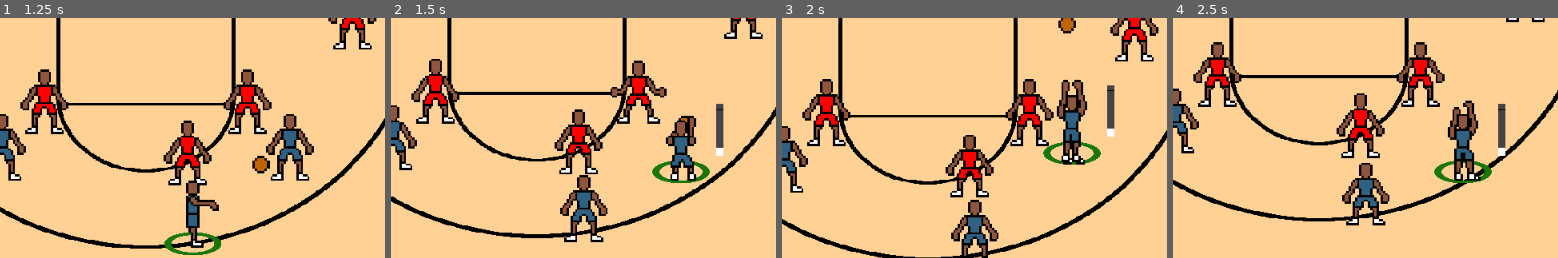
Above: before the commit, frames 1-4 (left to right).
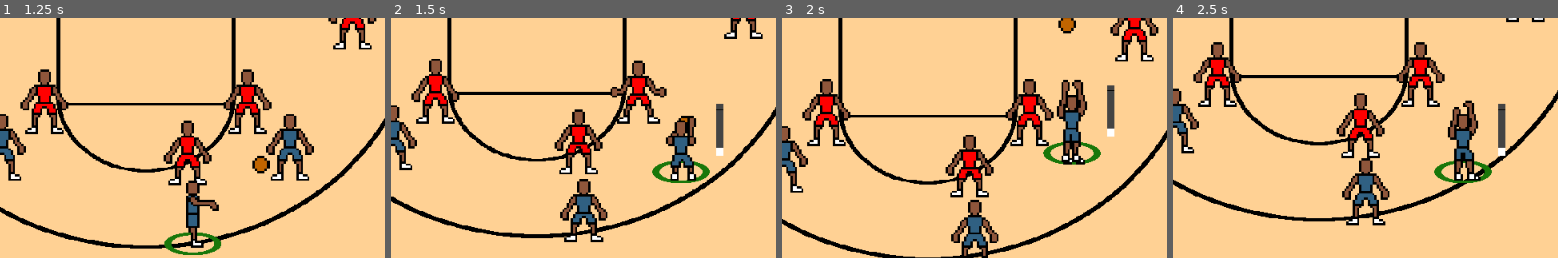
Above: after the commit, the same moments.

Repository: david8zhang/baller-quest-godot
Game: Godot game, scene res://scenes/Main.tscn
Same seed, same stepped clock (60 frames per second), same inputs: the game is played once before the commit and once after it.
Inputs:
- Up to frame 1 (1.25 s): hold Right (move_right) from 0.53 s (still down); tap Space (pass) at 0.6 s
- Up to frame 2 (1.5 s): release Right (move_right) at 1.28 s; hold Down (move_down) from 1.28 s (still down); tap F (shoot_ball) at 1.35 s
- Up to frame 3 (2 s): keep holding Down (move_down)
- Up to frame 4 (2.5 s): release Down (move_down) at 2.03 s; hold Right (move_right) from 2.03 s (still down); tap Space (pass) at 2.1 s
The pictures show only the part of the screen within x 34-84%, y 46-96%; the shares and areas given below are measured in that part.

Frame 1 is identical in both runs. In frame 2, 1.1% of the frame differs, in the area x 43-57%, y 65-88%; in frame 3, 0.6%; in frame 4, 1.1%.

Commit message:
fix rebound behavior for player

Diff:
--- a/prefab/CPUPlayerAI.tscn
+++ b/prefab/CPUPlayerAI.tscn
@@ -31,8 +31,8 @@
 
 [node name="CPUPlayerAI" type="Node" node_paths=PackedStringArray("blackboard", "actor")]
 script = ExtResource("1_tnh4m")
-blackboard = NodePath("@Node@20358")
-actor = NodePath("..")
+blackboard = NodePath("@Node@24562")
+actor = NodePath("")
 
 [node name="InitSequence" type="Node" parent="."]
 script = ExtResource("2_1tbjo")
--- a/prefab/Player.tscn
+++ b/prefab/Player.tscn
@@ -80,6 +80,5 @@
 shape = SubResource("RectangleShape2D_3x2pa")
 debug_color = Color(0.980392, 0, 0.384314, 0.419608)
 
-[node name="PlayerAI" parent="." node_paths=PackedStringArray("blackboard", "actor") instance=ExtResource("15_cfbit")]
-blackboard = NodePath("@Node@19767")
-actor = NodePath("..")
+[node name="PlayerAI" parent="." node_paths=PackedStringArray("blackboard") instance=ExtResource("15_cfbit")]
+blackboard = NodePath("@Node@43047")
--- a/prefab/PlayerAI.tscn
+++ b/prefab/PlayerAI.tscn
@@ -13,12 +13,13 @@
 [ext_resource type="Script" path="res://scripts/behavior-tree/TeamHasPossession.gd" id="12_fk8yq"]
 [ext_resource type="Script" path="res://scripts/behavior-tree/OffensiveStateMachine.gd" id="13_jw1i3"]
 [ext_resource type="Script" path="res://scripts/behavior-tree/IsDefendingBallHandler.gd" id="15_a8bva"]
+[ext_resource type="Script" path="res://scripts/behavior-tree/Idle.gd" id="16_w47m1"]
 [ext_resource type="Script" path="res://scripts/behavior-tree/DefendOffball.gd" id="16_wwxi4"]
 [ext_resource type="Script" path="res://scripts/behavior-tree/DefendBallHandler.gd" id="25_2u6j4"]
 
 [node name="PlayerAI" type="Node" node_paths=PackedStringArray("blackboard", "actor")]
 script = ExtResource("1_dm2qq")
-blackboard = NodePath("@Node@20277")
+blackboard = NodePath("@Node@23134")
 actor = NodePath("")
 
 [node name="SequenceComposite" type="Node" parent="."]
@@ -27,62 +28,68 @@
 [node name="PopulateBlackboard" type="Node" parent="SequenceComposite"]
 script = ExtResource("3_m6axc")
 
-[node name="BallLooseOrNotSelector" type="Node" parent="SequenceComposite"]
+[node name="RootSelector" type="Node" parent="SequenceComposite"]
 script = ExtResource("2_826j1")
 
-[node name="ReboundSequence" type="Node" parent="SequenceComposite/BallLooseOrNotSelector"]
+[node name="ReboundSequence" type="Node" parent="SequenceComposite/RootSelector"]
 script = ExtResource("3_202us")
 
-[node name="IsBallLoose" type="Node" parent="SequenceComposite/BallLooseOrNotSelector/ReboundSequence"]
+[node name="IsBallLoose" type="Node" parent="SequenceComposite/RootSelector/ReboundSequence"]
 script = ExtResource("4_ohcov")
 
-[node name="IsWithinReboundRange" type="Node" parent="SequenceComposite/BallLooseOrNotSelector/ReboundSequence"]
+[node name="IsWithinReboundRange" type="Node" parent="SequenceComposite/RootSelector/ReboundSequence"]
 script = ExtResource("5_wc6a0")
 
-[node name="InverterDecorator" type="Node" parent="SequenceComposite/BallLooseOrNotSelector/ReboundSequence"]
+[node name="InverterDecorator" type="Node" parent="SequenceComposite/RootSelector/ReboundSequence"]
 script = ExtResource("7_jnoec")
 
-[node name="IsPlayerControlled" type="Node" parent="SequenceComposite/BallLooseOrNotSelector/ReboundSequence/InverterDecorator"]
+[node name="IsPlayerControlled" type="Node" parent="SequenceComposite/RootSelector/ReboundSequence/InverterDecorator"]
 script = ExtResource("5_cpb62")
 
-[node name="ChaseRebound" type="Node" parent="SequenceComposite/BallLooseOrNotSelector/ReboundSequence"]
+[node name="ChaseRebound" type="Node" parent="SequenceComposite/RootSelector/ReboundSequence"]
 script = ExtResource("6_k8uj5")
 
-[node name="PlayerControlledOrNotSelector" type="Node" parent="SequenceComposite/BallLooseOrNotSelector"]
+[node name="PlayerControlledOrNotSelector" type="Node" parent="SequenceComposite/RootSelector"]
 script = ExtResource("2_826j1")
 
-[node name="PlayerControlledBehaviorSequence" type="Node" parent="SequenceComposite/BallLooseOrNotSelector/PlayerControlledOrNotSelector"]
+[node name="PlayerControlledBehaviorSequence" type="Node" parent="SequenceComposite/RootSelector/PlayerControlledOrNotSelector"]
 script = ExtResource("3_202us")
 
-[node name="IsPlayerControlled" type="Node" parent="SequenceComposite/BallLooseOrNotSelector/PlayerControlledOrNotSelector/PlayerControlledBehaviorSequence"]
+[node name="IsPlayerControlled" type="Node" parent="SequenceComposite/RootSelector/PlayerControlledOrNotSelector/PlayerControlledBehaviorSequence"]
 script = ExtResource("5_cpb62")
 
-[node name="PlayerControl" type="Node" parent="SequenceComposite/BallLooseOrNotSelector/PlayerControlledOrNotSelector/PlayerControlledBehaviorSequence"]
+[node name="PlayerControl" type="Node" parent="SequenceComposite/RootSelector/PlayerControlledOrNotSelector/PlayerControlledBehaviorSequence"]
 script = ExtResource("6_uxnl6")
 
-[node name="OffenseOrDefenseSelector" type="Node" parent="SequenceComposite/BallLooseOrNotSelector/PlayerControlledOrNotSelector"]
+[node name="OffenseOrDefenseSelector" type="Node" parent="SequenceComposite/RootSelector/PlayerControlledOrNotSelector"]
 script = ExtResource("2_826j1")
 
-[node name="OffenseSequence" type="Node" parent="SequenceComposite/BallLooseOrNotSelector/PlayerControlledOrNotSelector/OffenseOrDefenseSelector"]
+[node name="OffenseSequence" type="Node" parent="SequenceComposite/RootSelector/PlayerControlledOrNotSelector/OffenseOrDefenseSelector"]
 script = ExtResource("3_202us")
 
-[node name="TeamHasPossession" type="Node" parent="SequenceComposite/BallLooseOrNotSelector/PlayerControlledOrNotSelector/OffenseOrDefenseSelector/OffenseSequence"]
+[node name="TeamHasPossession" type="Node" parent="SequenceComposite/RootSelector/PlayerControlledOrNotSelector/OffenseOrDefenseSelector/OffenseSequence"]
 script = ExtResource("12_fk8yq")
 
-[node name="OffensiveStateMachine" type="Node" parent="SequenceComposite/BallLooseOrNotSelector/PlayerControlledOrNotSelector/OffenseOrDefenseSelector/OffenseSequence"]
+[node name="OffensiveStateMachine" type="Node" parent="SequenceComposite/RootSelector/PlayerControlledOrNotSelector/OffenseOrDefenseSelector/OffenseSequence"]
 script = ExtResource("13_jw1i3")
 
-[node name="DefendOnBallOrOffBallSelector" type="Node" parent="SequenceComposite/BallLooseOrNotSelector/PlayerControlledOrNotSelector/OffenseOrDefenseSelector"]
+[node name="Idle" type="Node" parent="SequenceComposite/RootSelector/PlayerControlledOrNotSelector/OffenseOrDefenseSelector/OffenseSequence"]
+script = ExtResource("16_w47m1")
+
+[node name="DefendOnBallOrOffBallSelector" type="Node" parent="SequenceComposite/RootSelector/PlayerControlledOrNotSelector/OffenseOrDefenseSelector"]
 script = ExtResource("2_826j1")
 
-[node name="OnballDefenseSequence" type="Node" parent="SequenceComposite/BallLooseOrNotSelector/PlayerControlledOrNotSelector/OffenseOrDefenseSelector/DefendOnBallOrOffBallSelector"]
+[node name="OnballDefenseSequence" type="Node" parent="SequenceComposite/RootSelector/PlayerControlledOrNotSelector/OffenseOrDefenseSelector/DefendOnBallOrOffBallSelector"]
 script = ExtResource("3_202us")
 
-[node name="IsDefendingBallHandler" type="Node" parent="SequenceComposite/BallLooseOrNotSelector/PlayerControlledOrNotSelector/OffenseOrDefenseSelector/DefendOnBallOrOffBallSelector/OnballDefenseSequence"]
+[node name="IsDefendingBallHandler" type="Node" parent="SequenceComposite/RootSelector/PlayerControlledOrNotSelector/OffenseOrDefenseSelector/DefendOnBallOrOffBallSelector/OnballDefenseSequence"]
 script = ExtResource("15_a8bva")
 
-[node name="DefendBallHandler" type="Node" parent="SequenceComposite/BallLooseOrNotSelector/PlayerControlledOrNotSelector/OffenseOrDefenseSelector/DefendOnBallOrOffBallSelector/OnballDefenseSequence"]
+[node name="DefendBallHandler" type="Node" parent="SequenceComposite/RootSelector/PlayerControlledOrNotSelector/OffenseOrDefenseSelector/DefendOnBallOrOffBallSelector/OnballDefenseSequence"]
 script = ExtResource("25_2u6j4")
 
-[node name="DefendOffball" type="Node" parent="SequenceComposite/BallLooseOrNotSelector/PlayerControlledOrNotSelector/OffenseOrDefenseSelector/DefendOnBallOrOffBallSelector"]
+[node name="DefendOffball" type="Node" parent="SequenceComposite/RootSelector/PlayerControlledOrNotSelector/OffenseOrDefenseSelector/DefendOnBallOrOffBallSelector"]
 script = ExtResource("16_wwxi4")
+
+[node name="Idle" type="Node" parent="SequenceComposite/RootSelector"]
+script = ExtResource("16_w47m1")
--- a/project.godot
+++ b/project.godot
@@ -26,7 +26,6 @@
 window/size/viewport_height=600
 window/size/initial_position_type=0
 window/stretch/mode="viewport"
-window/dpi/allow_hidpi=false
 
 [editor_plugins]
 
--- a/scripts/behavior-tree/OffensiveStateMachine.gd
+++ b/scripts/behavior-tree/OffensiveStateMachine.gd
@@ -2,4 +2,7 @@
 extends ActionLeaf
 
 func tick(actor: Node, _blackboard: Blackboard):
+	var player = actor as CourtPlayer
+	player.linear_damp = 100
+	player.linear_velocity = Vector2.ZERO
 	return SUCCESS
--- a/scripts/fsm/IdleState.gd
+++ b/scripts/fsm/IdleState.gd
@@ -17,6 +17,7 @@
 
 func enter(msg := {}):
 	var player = entity as CourtPlayer
+	player.linear_velocity = Vector2.ZERO
 	var anim_name = "dribble-idle" if player.has_ball else "idle-front"
 	if msg.has("direction"):
 		var dir = msg["direction"]
Not shown: 1 places in prefab/PlayerAI.tscn that only renumber resources
